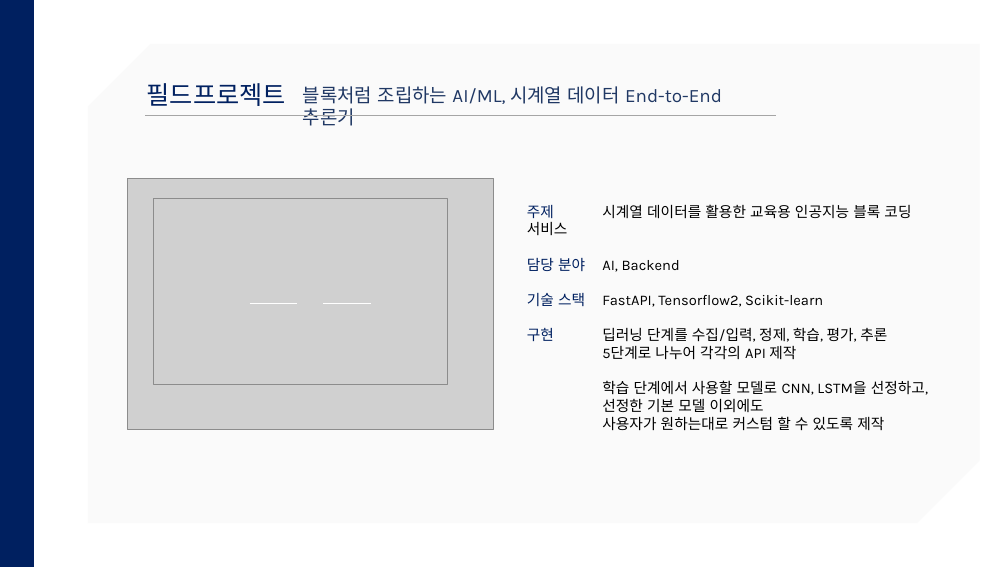
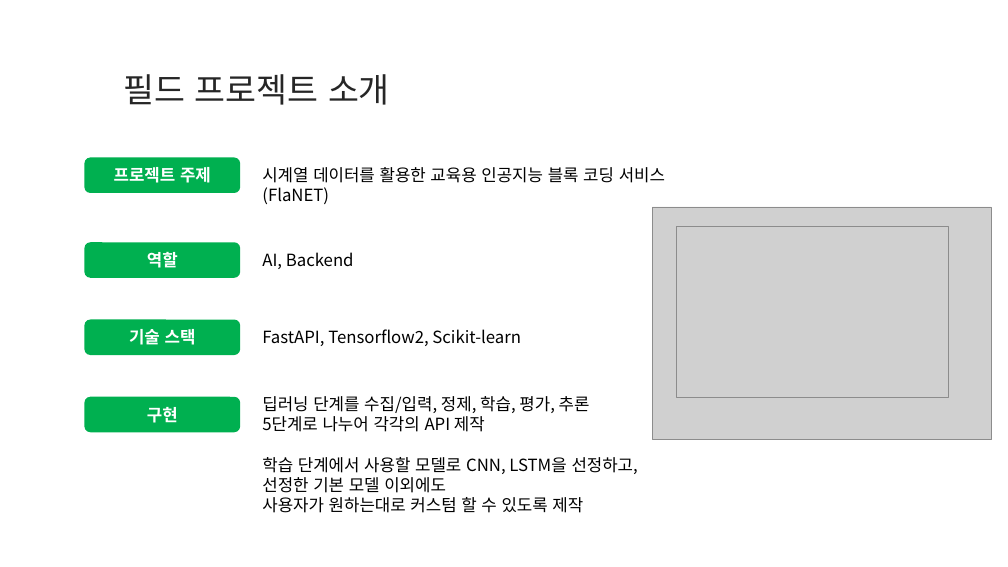
Before and after one commit to shim99887/TMI, a slide deck: slide 3 of docs/Introduce/SDS_자기소개_백현오.pptx (slide 4 before the commit). Drawn at 1008x567 pixels with LibreOffice and Linux fonts; fonts in the diff are those of the drawing; grey boxes stand for pictures; background and template pictures are left out. Boxes give left, top, right and bottom in pixels: in the first picture for what was removed or moved away, otherwise in the second. Text is boxed around its words. In the diff, an @@ line names an element or a change of style, - is before the commit and + after.

```diff
--- a/docs/Introduce/SDS_자기소개_백현오.pptx
+++ b/docs/Introduce/SDS_자기소개_백현오.pptx
@@ rectangle removed at box(0, 0, 34, 567) @@
@@ snip diag rect removed at box(88, 44, 980, 523) @@
@@ title "필드 프로젝트 소개" at box(124, 74, 390, 105): vertical alignment top to middle @@
@@ title at box(124, 74, 390, 105): text changed; size 24 to 32 pt; font Karla to Noto Sans CJK KR; text colour #002060 to #262626 @@
-필드프로젝트
+필드 프로젝트 소개
@@ text removed at box(303, 86, 722, 126) @@
-블록처럼 조립하는 AI/ML, 시계열 데이터 End-to-End 추론기
@@ line removed from (145, 116) to (776, 116) @@
@@ rounded rectangle added at box(85, 157, 240, 193), fill #00B050, 16 pt, text #FFFFFF, bold @@
+프로젝트 주제
@@ text added at box(262, 167, 665, 204), 16 pt, text #000000 @@
+시계열 데이터를 활용한 교육용 인공지능 블록 코딩 서비스
+(FlaNET)
@@ picture: place and size @@
-picture at box(127, 178, 494, 430)
+picture at box(653, 207, 991, 440)
@@ picture: place and size @@
-picture at box(153, 199, 448, 384)
+picture at box(676, 226, 948, 397)
@@ rounded rectangle added at box(85, 242, 240, 278), fill #00B050, 16 pt, text #FFFFFF, bold @@
+역할
@@ text added at box(262, 252, 354, 269), 16 pt, text #000000 @@
+AI, Backend
@@ rounded rectangle added at box(85, 320, 240, 355), fill #00B050, 16 pt, text #FFFFFF, bold @@
+기술 스택
@@ line removed from (250, 304) to (297, 304) @@
@@ text added at box(262, 329, 521, 346), 16 pt, text #000000 @@
+FastAPI, Tensorflow2, Scikit-learn
@@ line removed from (324, 304) to (371, 304) @@
@@ rounded rectangle added at box(85, 397, 240, 433), fill #00B050, 16 pt, text #FFFFFF, bold @@
+구현
@@ text "딥러닝 단계를 수집/입력, 정제, 학습, ...": place and size @@
-text "딥러닝 단계를 수집/입력, 정제, 학습, ..." at box(527, 204, 928, 430)
+text "딥러닝 단계를 수집/입력, 정제, 학습, ..." at box(262, 396, 638, 513)
@@ text at box(262, 396, 590, 413): text changed; size 14 to 16 pt; font Karla to Noto Sans CJK KR @@
-주제 시계열 데이터를 활용한 교육용 인공지능 블록 코딩 서비스
-담당 분야 AI, Backend
-기술 스택 FastAPI, Tensorflow2, Scikit-learn
-구현 딥러닝 단계를 수집/입력, 정제, 학습, 평가, 추론
+딥러닝 단계를 수집/입력, 정제, 학습, 평가, 추론
@@ text at box(262, 416, 638, 513): size 14 to 16 pt, font Karla to Noto Sans CJK KR in "5단계로 나누어 각각의 API 제작", "학습 단계에서 사용할 모델로 CNN, LSTM을 선정하고,", "선정한 기본 모델 이외에도", "사용자가 원하는대로 커스텀 할 수 있도록 제작" @@
```
Also in this commit, not shown: 2 other slides changed, 2 slides removed.
